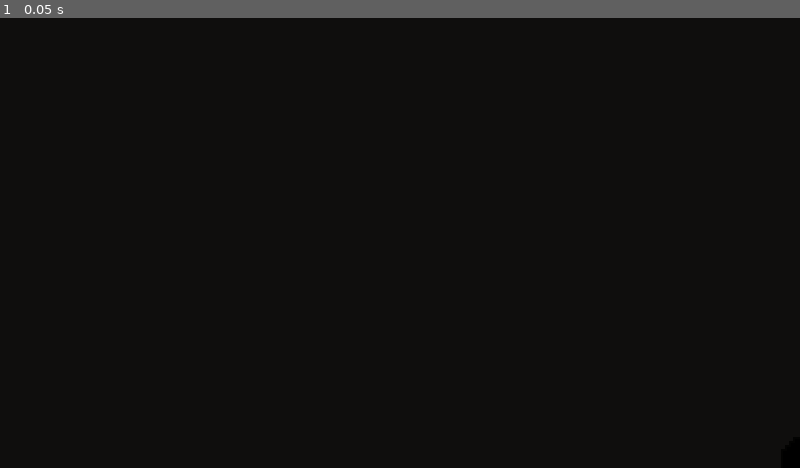
Above: before the commit, frame 1.
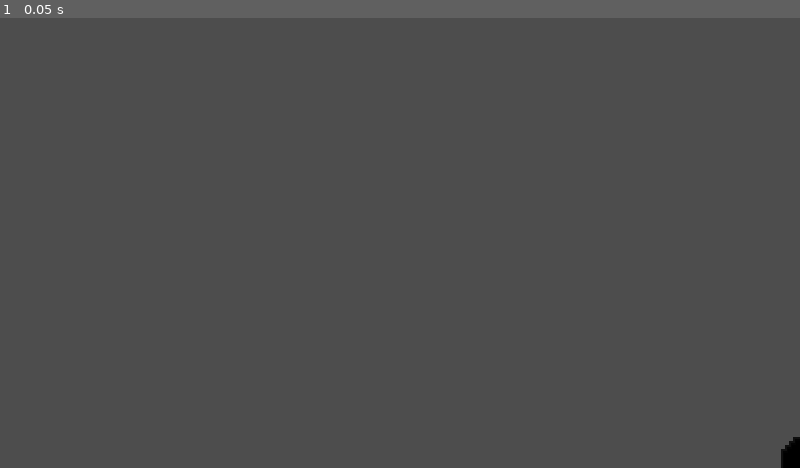
Above: after the commit, the same moment.

Repository: joengyn/killer-13
Game: Godot game, scene res://scenes/game_screen.tscn
Same seed, same stepped clock (60 frames per second), same inputs: the game is played once before the commit and once after it.
Inputs:
- Up to frame 1 (0.05 s): no input

The runs differ from the first frame. In frame 1, 100% of the frame differs, in the area x 0-100%, y 0-100%.

Commit message:
added main menu and individual suites asset

Diff:
--- a/project.godot
+++ b/project.godot
@@ -39,5 +39,4 @@
 textures/canvas_textures/default_texture_filter=0
 renderer/rendering_method="gl_compatibility"
 renderer/rendering_method.mobile="gl_compatibility"
-environment/defaults/default_clear_color=Color(0.05882353, 0.05490196, 0.050980393, 1)
 textures/canvas_textures/default_clear_color=Color(0.0588235, 0.054902, 0.0509804, 1)
--- /dev/null
+++ b/scenes/main_menu.tscn
@@ -0,0 +1,100 @@
+[gd_scene load_steps=8 format=3 uid="uid://jicddi3pcjjw"]
+
+[ext_resource type="Script" uid="uid://b24kdqu2qwecn" path="res://scripts/main_menu.gd" id="1_ekxnf"]
+[ext_resource type="Theme" uid="uid://ddd872xm0x3ui" path="res://assets/theme.tres" id="1_l6cm7"]
+[ext_resource type="Texture2D" uid="uid://dnodql2uvhltc" path="res://assets/card_suites.png" id="2_vr6gd"]
+
+[sub_resource type="AtlasTexture" id="AtlasTexture_spade"]
+atlas = ExtResource("2_vr6gd")
+region = Rect2(0, 0, 28, 31)
+
+[sub_resource type="AtlasTexture" id="AtlasTexture_clover"]
+atlas = ExtResource("2_vr6gd")
+region = Rect2(28, 0, 26, 31)
+
+[sub_resource type="AtlasTexture" id="AtlasTexture_diamond"]
+atlas = ExtResource("2_vr6gd")
+region = Rect2(54, 0, 28, 31)
+
+[sub_resource type="AtlasTexture" id="AtlasTexture_heart"]
+atlas = ExtResource("2_vr6gd")
+region = Rect2(82, 0, 28, 31)
+
+[node name="Main Menu" type="Control"]
+layout_mode = 3
+anchors_preset = 15
+anchor_right = 1.0
+anchor_bottom = 1.0
+grow_horizontal = 2
+grow_vertical = 2
+script = ExtResource("1_ekxnf")
+
+[node name="CenterContainer" type="CenterContainer" parent="."]
+layout_mode = 1
+anchors_preset = 15
+anchor_right = 1.0
+anchor_bottom = 1.0
+grow_horizontal = 2
+grow_vertical = 2
+
+[node name="VBoxContainer" type="VBoxContainer" parent="CenterContainer"]
+layout_mode = 2
+theme = ExtResource("1_l6cm7")
+
+[node name="HBoxContainer" type="HBoxContainer" parent="CenterContainer/VBoxContainer"]
+layout_mode = 2
+
+[node name="TextureRect_Spade" type="TextureRect" parent="CenterContainer/VBoxContainer/HBoxContainer"]
+texture_filter = 1
+custom_minimum_size = Vector2(84, 93)
+layout_mode = 2
+texture = SubResource("AtlasTexture_spade")
+expand_mode = 1
+
+[node name="TextureRect_Clover" type="TextureRect" parent="CenterContainer/VBoxContainer/HBoxContainer"]
+texture_filter = 1
+custom_minimum_size = Vector2(78, 93)
+layout_mode = 2
+texture = SubResource("AtlasTexture_clover")
+expand_mode = 1
+
+[node name="TextureRect_Diamond" type="TextureRect" parent="CenterContainer/VBoxContainer/HBoxContainer"]
+texture_filter = 1
+custom_minimum_size = Vector2(84, 93)
+layout_mode = 2
+texture = SubResource("AtlasTexture_diamond")
+expand_mode = 1
+
+[node name="TextureRect_Heart" type="TextureRect" parent="CenterContainer/VBoxContainer/HBoxContainer"]
+texture_filter = 1
+custom_minimum_size = Vector2(84, 93)
+layout_mode = 2
+texture = SubResource("AtlasTexture_heart")
+expand_mode = 1
+
+[node name="Label" type="Label" parent="CenterContainer/VBoxContainer"]
+layout_mode = 2
+theme = ExtResource("1_l6cm7")
+theme_override_font_sizes/font_size = 120
+text = "Killer 13"
+horizontal_alignment = 1
+vertical_alignment = 1
+
+[node name="PlayButton" type="Button" parent="CenterContainer/VBoxContainer"]
+layout_mode = 2
+theme = ExtResource("1_l6cm7")
+text = "Play"
+
+[node name="SettingsButton" type="Button" parent="CenterContainer/VBoxContainer"]
+layout_mode = 2
+theme = ExtResource("1_l6cm7")
+text = "Settings"
+
+[node name="ExitButton" type="Button" parent="CenterContainer/VBoxContainer"]
+layout_mode = 2
+theme = ExtResource("1_l6cm7")
+text = "Exit"
+
+[connection signal="pressed" from="CenterContainer/VBoxContainer/PlayButton" to="." method="_on_play_button_pressed"]
+[connection signal="pressed" from="CenterContainer/VBoxContainer/SettingsButton" to="." method="_on_settings_button_pressed"]
+[connection signal="pressed" from="CenterContainer/VBoxContainer/ExitButton" to="." method="_on_exit_button_pressed"]
--- a/scripts/cpu_hand.gd
+++ b/scripts/cpu_hand.gd
@@ -1,3 +1,4 @@
+@tool
 extends Node2D
 ## CPUHand - Displays opponent cards (all face-down, no interaction)
 
@@ -27,9 +28,52 @@
 func _ready() -> void:
 	# Store the original position of the hand
 	_original_position = position
-	# At runtime, remove any preview cards that may exist in the scene
+
+	if Engine.is_editor_hint():
+		# MODE 1: EDITOR PREVIEW
+		_setup_editor_preview()
+	else:
+		# Runtime mode - clear preview cards
+		# At runtime, remove any preview cards that may exist in the scene
+		for card in get_children():
+			card.queue_free()
+
+
+## Create sample face-down cards in editor for preview
+func _setup_editor_preview() -> void:
+	# Clear any existing cards
 	for card in get_children():
 		card.queue_free()
+
+	_cards.clear()
+
+	# Create 8 face-down cards for preview (typical CPU hand size)
+	for i in range(8):
+		var card_visual = CardPool.get_card()
+		add_child(card_visual)
+
+		# Set to show back
+		if card_visual.has_method("set_show_back"):
+			card_visual.set_show_back(true)
+
+		# Hide shadows
+		if card_visual.has_method("set_shadow_visible"):
+			card_visual.set_shadow_visible(false)
+
+		var shadow_sprite = card_visual.get_node_or_null("ShadowSprite")
+		if shadow_sprite:
+			shadow_sprite.visible = false
+
+		# Disable interaction for preview
+		var interaction = card_visual.get_node_or_null("Interaction")
+		if interaction:
+			interaction.is_player_card = false
+
+		# Track the card
+		_cards.append(card_visual)
+
+	# Arrange cards
+	_arrange_cards()
 
 
 func _arrange_cards() -> void:
--- a/scripts/deck_visual.gd
+++ b/scripts/deck_visual.gd
@@ -1,3 +1,4 @@
+@tool
 extends Node2D
 ## DeckVisual - Manages the visual deck and card dealing animation
 
@@ -27,13 +28,52 @@
 var _dealt_cards: Array[Node] = []  # Animated cards to clean up after dealing
 
 func _ready() -> void:
-	# Create the initial deck of 52 card backs at runtime
-	for i in range(52):
+	if Engine.is_editor_hint():
+		# MODE 1: EDITOR PREVIEW
+		_setup_editor_preview()
+	else:
+		# Runtime mode - create the full deck
+		# Create the initial deck of 52 card backs at runtime
+		for i in range(52):
+			var card_visual = CardPool.get_card()
+			add_child(card_visual)
+
+			# Position all cards in a stack (same position)
+			card_visual.position = Vector2.ZERO
+
+			# Set to show card back
+			if card_visual.has_method("set_show_back"):
+				card_visual.set_show_back(true)
+
+			# Hide shadows for deck cards
+			if card_visual.has_method("set_shadow_visible"):
+				card_visual.set_shadow_visible(false)
+
+			# Add to card visuals array
+			_card_visuals.append(card_visual)
+
+		_remaining_cards = _card_visuals.size()
+
+		# Add interactivity at runtime
+		_setup_click_detection()
+
+
+## Create a stacked card deck preview in editor
+func _setup_editor_preview() -> void:
+	# Clear any existing cards
+	for card in get_children():
+		card.queue_free()
+
+	_card_visuals.clear()
+
+	# Create 5 stacked cards with slight offsets for visual depth
+	for i in range(5):
 		var card_visual = CardPool.get_card()
 		add_child(card_visual)
 
-		# Position all cards in a stack (same position)
-		card_visual.position = Vector2.ZERO
+		# Position cards in a stack with slight offset for depth
+		var offset = i * 2  # Slight offset per card
+		card_visual.position = Vector2(offset * 0.5, offset * 0.5)
 
 		# Set to show card back
 		if card_visual.has_method("set_show_back"):
@@ -43,13 +83,12 @@
 		if card_visual.has_method("set_shadow_visible"):
 			card_visual.set_shadow_visible(false)
 
-		# Add to card visuals array
+		# Set z-index so cards layer correctly
+		card_visual.z_index = i
+
 		_card_visuals.append(card_visual)
 
 	_remaining_cards = _card_visuals.size()
-
-	# Add interactivity at runtime
-	_setup_click_detection()
 
 
 func _setup_click_detection() -> void:
--- a/scripts/game_screen.gd
+++ b/scripts/game_screen.gd
@@ -37,11 +37,12 @@
 
 
 func _ready() -> void:
-	# Skip setup in editor
 	if Engine.is_editor_hint():
-		return
-
-
+		# EDITOR MODE: Child components initialize their own previews
+		# Skip all game logic and signal connections
+		return
+
+	# RUNTIME MODE: Set up game signals and logic
 	# Connect GameScreen signals to GameManager handlers
 	# This is the reliable way to connect to a singleton
 	if _game_manager:
--- /dev/null
+++ b/scripts/main_menu.gd
@@ -0,0 +1,22 @@
+extends Control
+
+# Called when the node enters the scene tree for the first time.
+func _ready() -> void:
+	pass
+
+
+# Called every frame. 'delta' is the elapsed time since the previous frame.
+func _process(delta: float) -> void:
+	pass
+
+
+func _on_play_button_pressed() -> void:
+	get_tree().change_scene_to_file("res://scenes/game_screen.tscn")
+
+
+func _on_settings_button_pressed() -> void:
+	print("Settings button pressed")
+
+
+func _on_exit_button_pressed() -> void:
+	get_tree().quit()
--- a/scripts/play_zone.gd
+++ b/scripts/play_zone.gd
@@ -1,3 +1,4 @@
+@tool
 extends Node2D
 ## PlayZone - Manages cards that have been played/placed down
 
@@ -41,9 +42,14 @@
 
 
 func _ready() -> void:
-	# Remove any preview cards that may exist in the scene file
-	for child in get_children():
-		child.queue_free()
+	if Engine.is_editor_hint():
+		# MODE 1: EDITOR PREVIEW
+		_setup_editor_preview()
+	else:
+		# Runtime mode - clear preview cards
+		# Remove any preview cards that may exist in the scene file
+		for child in get_children():
+			child.queue_free()
 
 
 func _get_atk_offset_for_player(player_idx: int) -> Vector2:
@@ -63,6 +69,71 @@
 		_: return Vector2(-40, -60)   # Fallback to original offset
 
 
+## Create sample set and attack cards in editor for preview
+func _setup_editor_preview() -> void:
+	# Clear any existing cards
+	for child in get_children():
+		child.queue_free()
+
+	# Create 2 set cards (showing last played set)
+	var set_cards = []
+	for i in range(2):
+		var rank = (i + 3) % 13  # Start from 5 (FIVE)
+		var suit = i % 4  # Spades, Hearts
+		set_cards.append(Card.new(rank as Card.Rank, suit as Card.Suit))
+
+	# Create 2 attack cards (showing cards being thrown)
+	var atk_cards = []
+	for i in range(2):
+		var rank = (i + 6) % 13  # Start from 8 (EIGHT)
+		var suit = (i + 1) % 4  # Hearts, Diamonds
+		atk_cards.append(Card.new(rank as Card.Rank, suit as Card.Suit))
+
+	# Add set cards
+	for card_data in set_cards:
+		var card_visual = CardPool.get_card()
+		add_child(card_visual)
+		card_visual.add_to_group("play_zone_set")
+
+		if card_visual.has_method("set_card"):
+			card_visual.set_card(card_data)
+
+		# Set cards are not interactive in editor
+		var interaction = card_visual.get_node_or_null("Interaction")
+		if interaction:
+			interaction.is_player_card = false
+
+		# Hide shadows
+		if card_visual.has_method("set_shadow_visible"):
+			card_visual.set_shadow_visible(false)
+
+		card_visual.z_index = set_z_index_value
+
+	# Add attack cards
+	_current_atk_player_idx = 0  # Simulate human player attacking
+	for card_data in atk_cards:
+		var card_visual = CardPool.get_card()
+		add_child(card_visual)
+		card_visual.add_to_group("play_zone_atk")
+
+		if card_visual.has_method("set_card"):
+			card_visual.set_card(card_data)
+
+		# Attack cards are not interactive in editor
+		var interaction = card_visual.get_node_or_null("Interaction")
+		if interaction:
+			interaction.is_player_card = false
+
+		# Hide shadows
+		if card_visual.has_method("set_shadow_visible"):
+			card_visual.set_shadow_visible(false)
+
+		card_visual.z_index = atk_z_index
+
+	# Arrange all cards
+	_arrange_cards()
+
+
 func add_atk_card(card: Node, player_idx: int = -1) -> void:
 	"""Add a card as an attack card to the play zone (floating above set cards)"""
 	if card.is_in_group("play_zone_atk"):
Binary file added: assets/card_suites.png
Not shown, added: assets/card_suites.png.import
Not shown, added: scripts/main_menu.gd.uid
